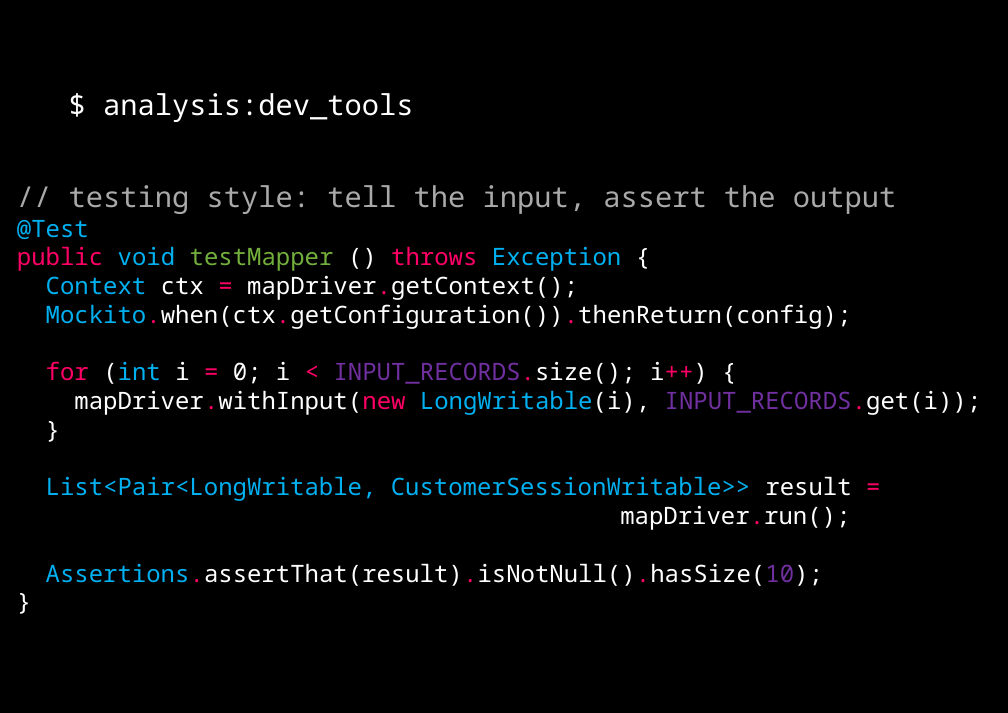
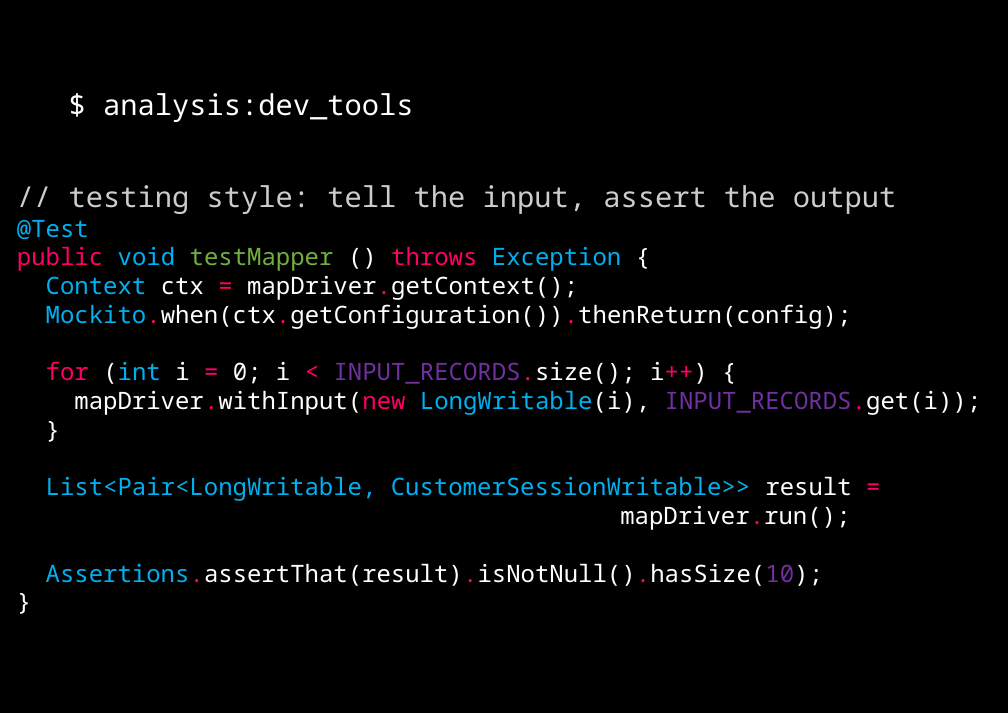
Before and after one commit to dzamurovic/coding-serbia-2014, a slide deck: slide 50 of coding-serbia.pptx (slide 45 before the commit). Drawn at 1008x713 pixels with LibreOffice and Linux fonts; fonts in the diff are those of the drawing. Boxes give left, top, right and bottom in pixels: in the first picture for what was removed or moved away, otherwise in the second. Text is boxed around its words. In the diff, an @@ line names an element or a change of style, - is before the commit and + after.

```diff
--- a/coding-serbia.pptx
+++ b/coding-serbia.pptx
@@ text in rectangle at box(69, 185, 896, 214): text colour #AAAAAA to #CCCCCC in "// testing style: tell the input, assert ..." @@
```
Also in this commit, not shown: 3 other slides changed, 5 slides added.
